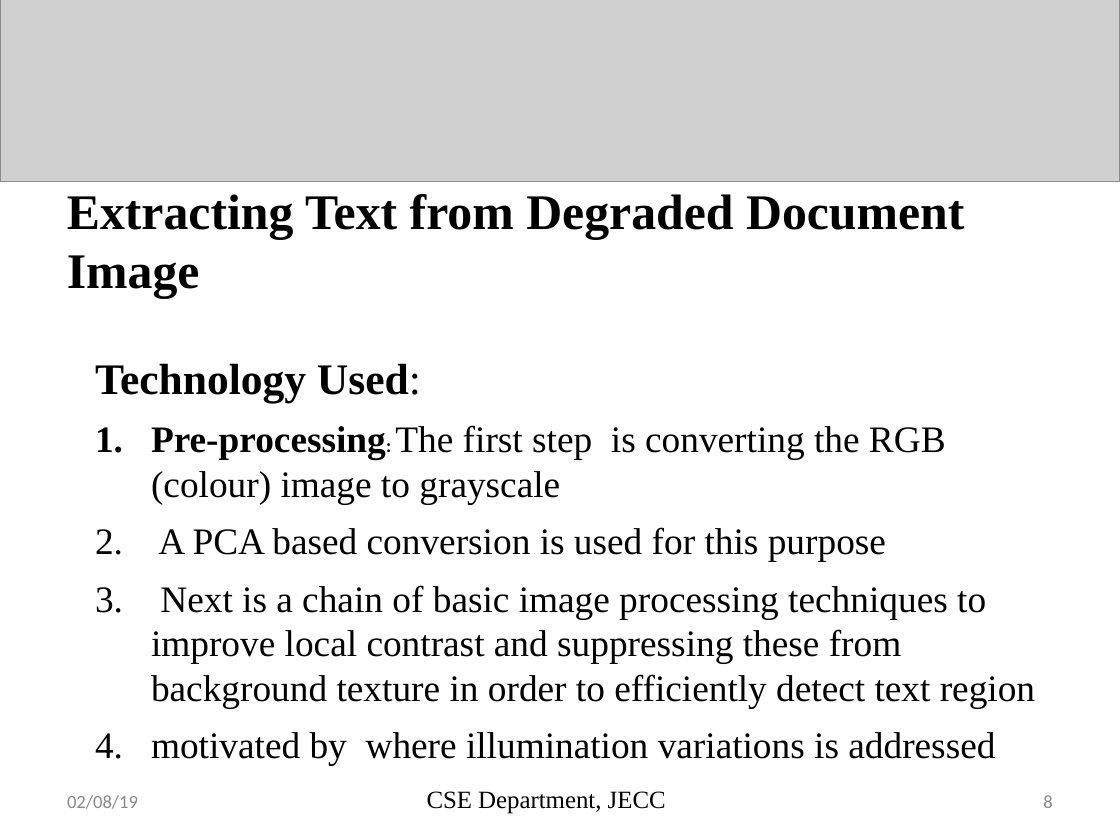
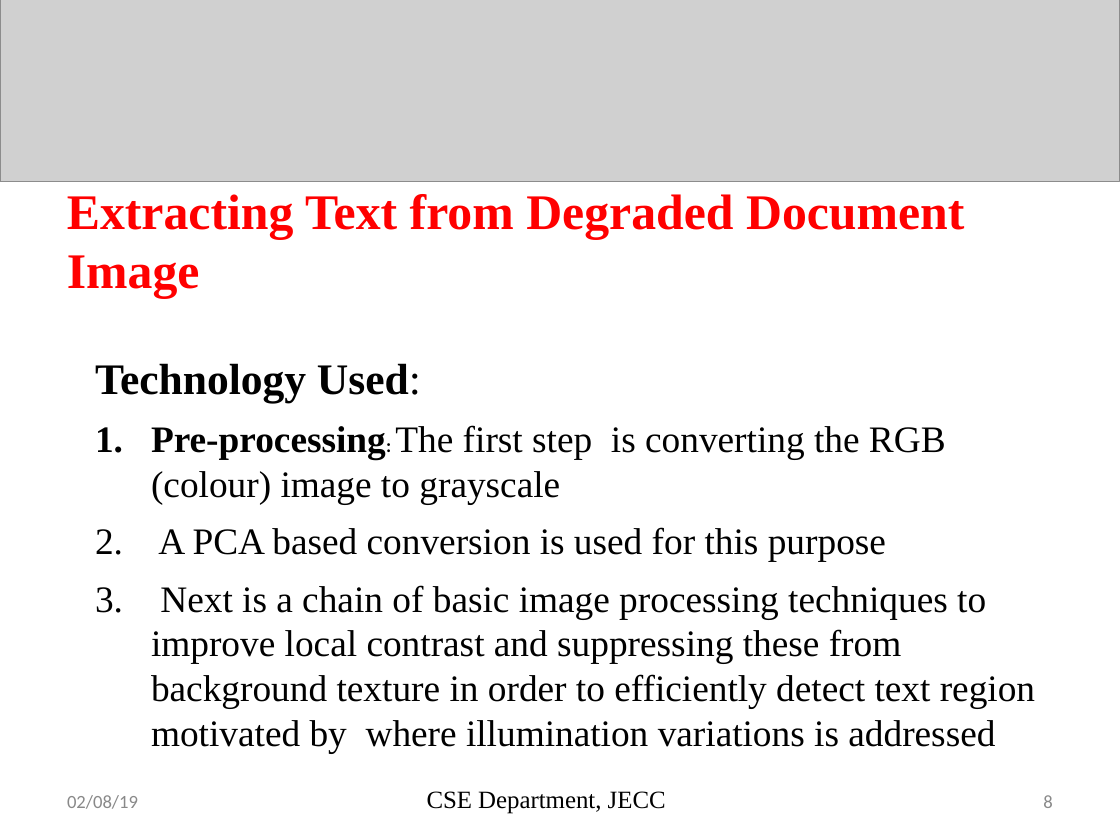
Before and after one commit to sreeragrnandan/Design-Project, a slide deck: slide 8 of DP G7 first review.pptx. Drawn at 1120x840 pixels with LibreOffice and Linux fonts; fonts in the diff are those of the drawing; grey boxes stand for pictures. Boxes give left, top, right and bottom in pixels: in the first picture for what was removed or moved away, otherwise in the second. Text is boxed around its words. In the diff, an @@ line names an element or a change of style, - is before the commit and + after.

```diff
--- a/DP G7 first review.pptx
+++ b/DP G7 first review.pptx
@@ title "Extracting Text from Degraded Document ..." at <box>67,194,964,299</box>: text colour #000000 to #FF0000 @@
@@ text at <box>151,585,1035,753</box>: text changed @@
-3. Next is a chain of basic image processing techniques to improve local contrast and suppressing these from background texture in order to efficiently detect text region
-4. motivated by where illumination variations is addressed
+3. Next is a chain of basic image processing techniques to improve local contrast and suppressing these from background texture in order to efficiently detect text region motivated by where illumination variations is addressed
```
Also in this commit, not shown: 9 other slides changed, 2 slides added, 3 slides removed, 1 other file.
